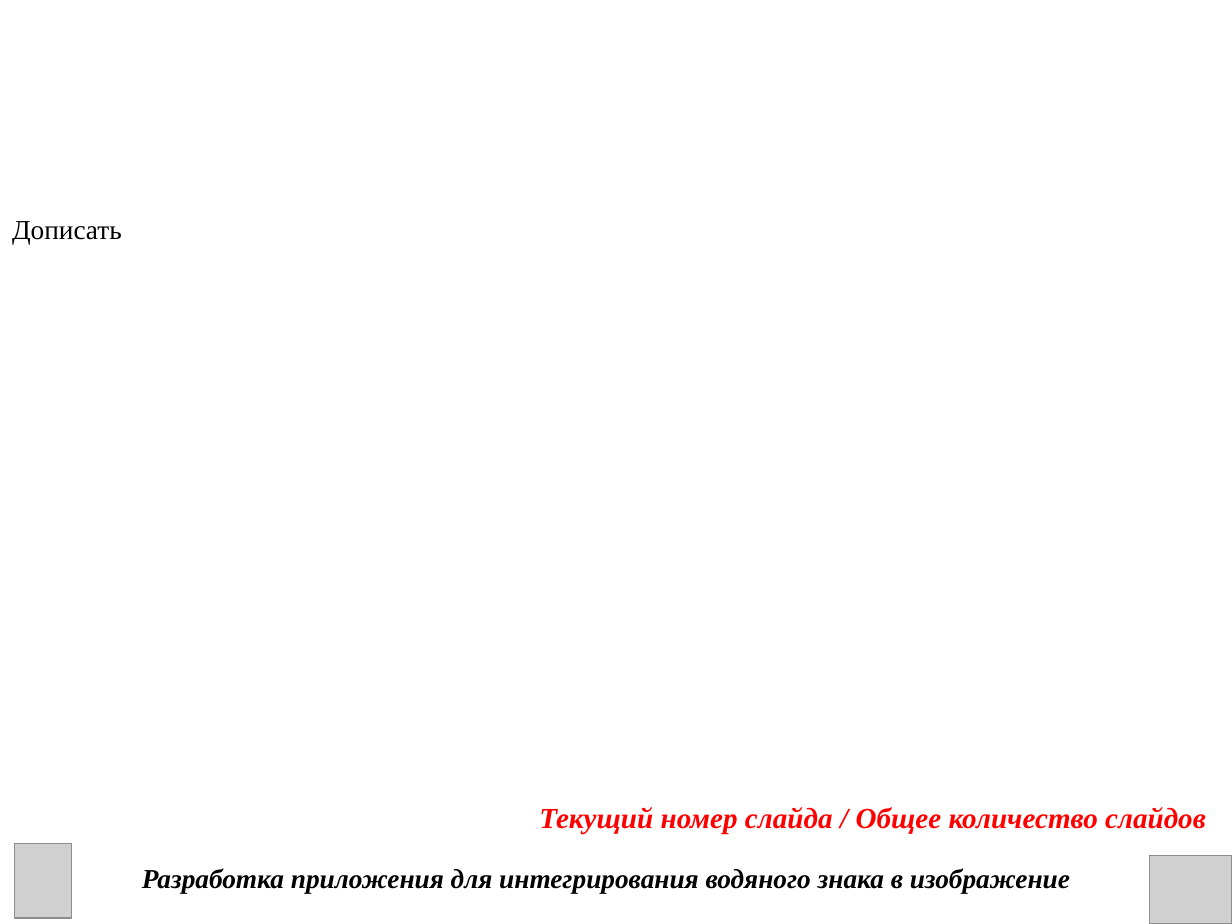
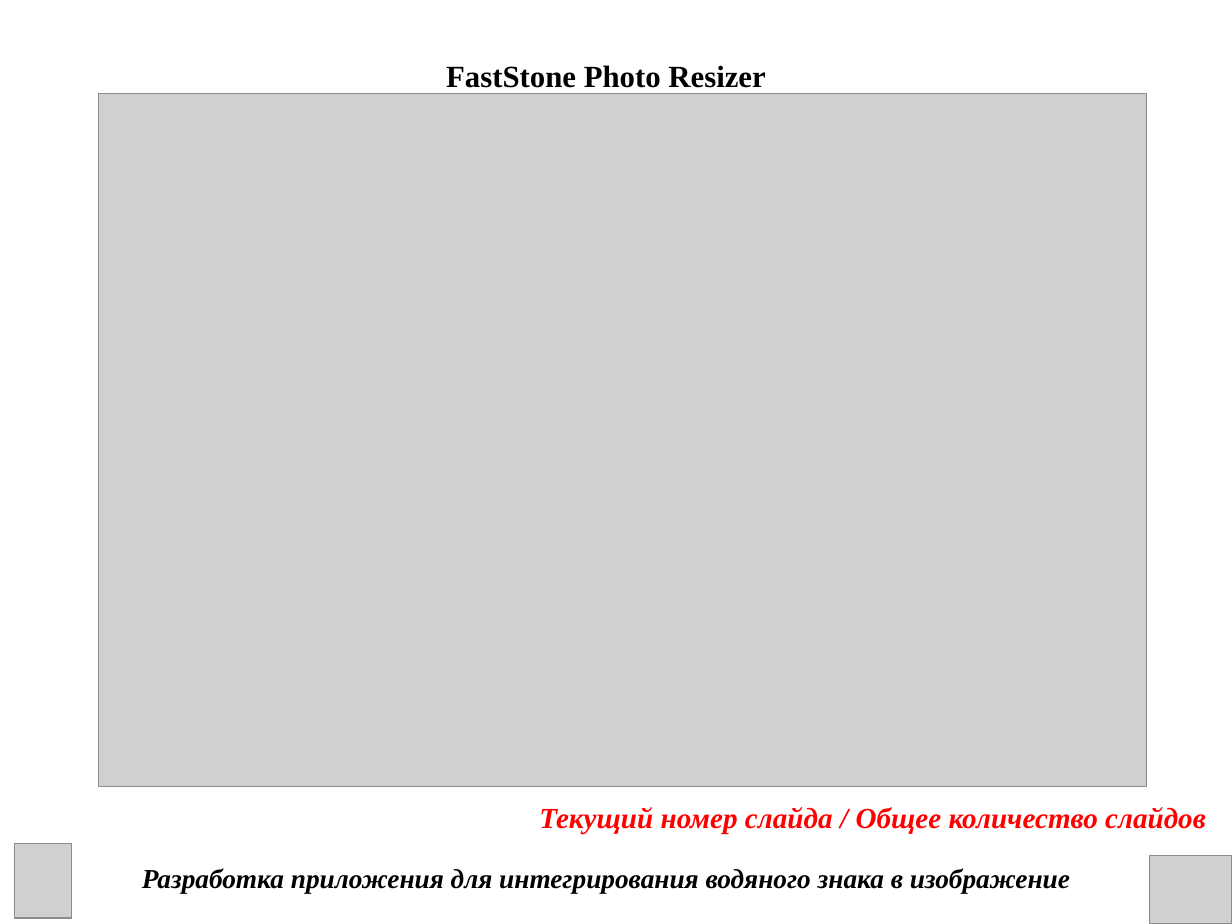
Before and after one commit to DanChoys1/DanChoys, a slide deck: slide 3 of КП презентация.ppt (slide 9 before the commit). Drawn at 1232x924 pixels with LibreOffice and Linux fonts; fonts in the diff are those of the drawing; grey boxes stand for pictures. Boxes give left, top, right and bottom in pixels: in the first picture for what was removed or moved away, otherwise in the second. Text is boxed around its words. In the diff, an @@ line names an element or a change of style, - is before the commit and + after.

```diff
--- a/КП презентация.ppt
+++ b/КП презентация.ppt
@@ text added at bbox=[446, 65, 765, 88], 18 pt, text #000000, bold @@
+FastStone Photo Resizer
@@ picture added at bbox=[99, 94, 1147, 786] @@
@@ text removed at bbox=[12, 221, 122, 244] @@
-Дописать
```
Also in this commit, not shown: 7 other slides changed, 12 slides added, 2 other files.
